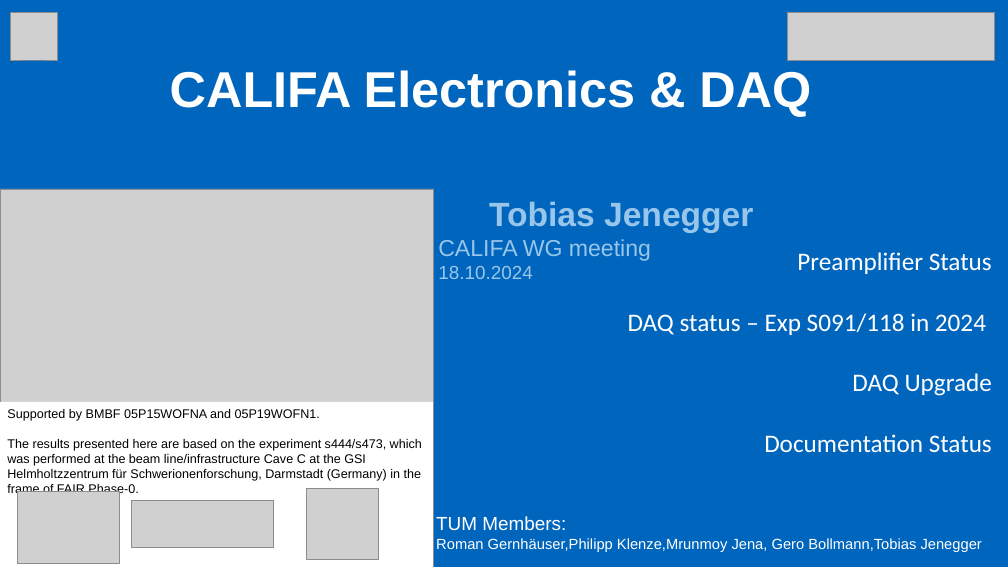
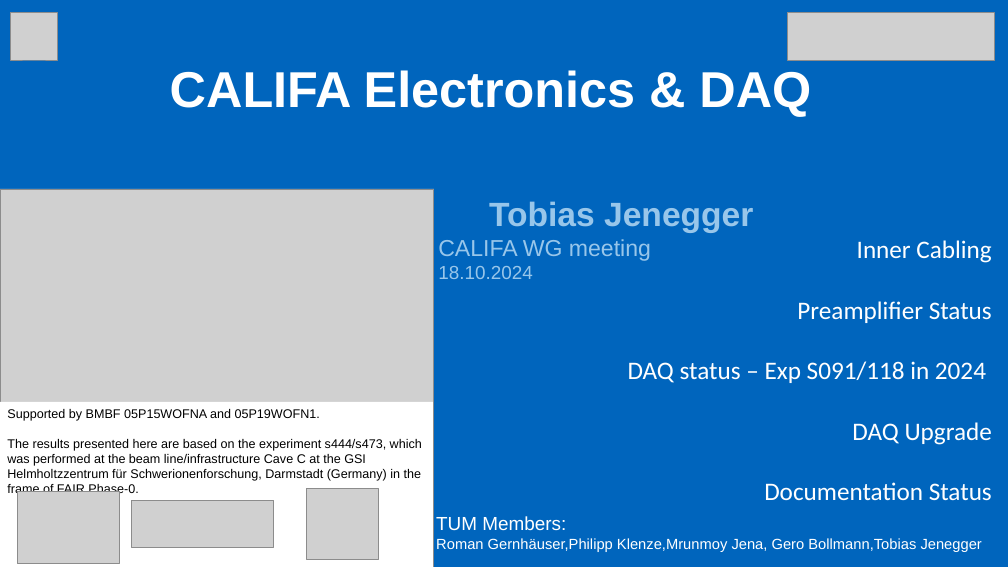
Before and after one commit to jenegger/r3bweek_24_paris, a slide deck: slide 1 of wg_califa_meeting_18_10_2024.odp. Drawn at 1008x567 pixels with LibreOffice and Linux fonts; fonts in the diff are those of the drawing; grey boxes stand for pictures. Boxes give left, top, right and bottom in pixels: in the first picture for what was removed or moved away, otherwise in the second. Text is boxed around its words. In the diff, an @@ line names an element or a change of style, - is before the commit and + after.

Commit message:
started with inner cabling...

```diff
--- a/wg_califa_meeting_18_10_2024.odp
+++ b/wg_califa_meeting_18_10_2024.odp
@@ text "Inner Cabling": place and size @@
-text "Inner Cabling" at (628, 252, 992, 453)
+text "Inner Cabling" at (628, 240, 992, 501)
@@ text at (857, 240, 991, 263): paragraph added @@
+Inner Cabling
```
Also in this commit, not shown: 1 other slide changed, 4 slides added, 1 slide removed, 5 other files.
